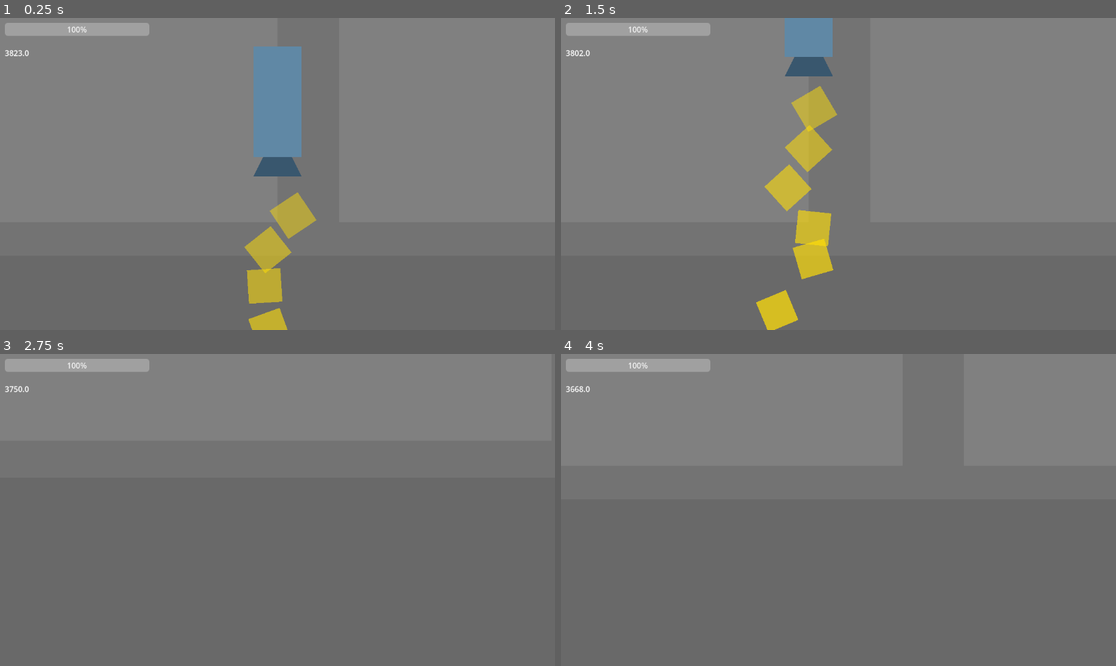
Above: before the commit, frames 1-4 (two rows, left to right).
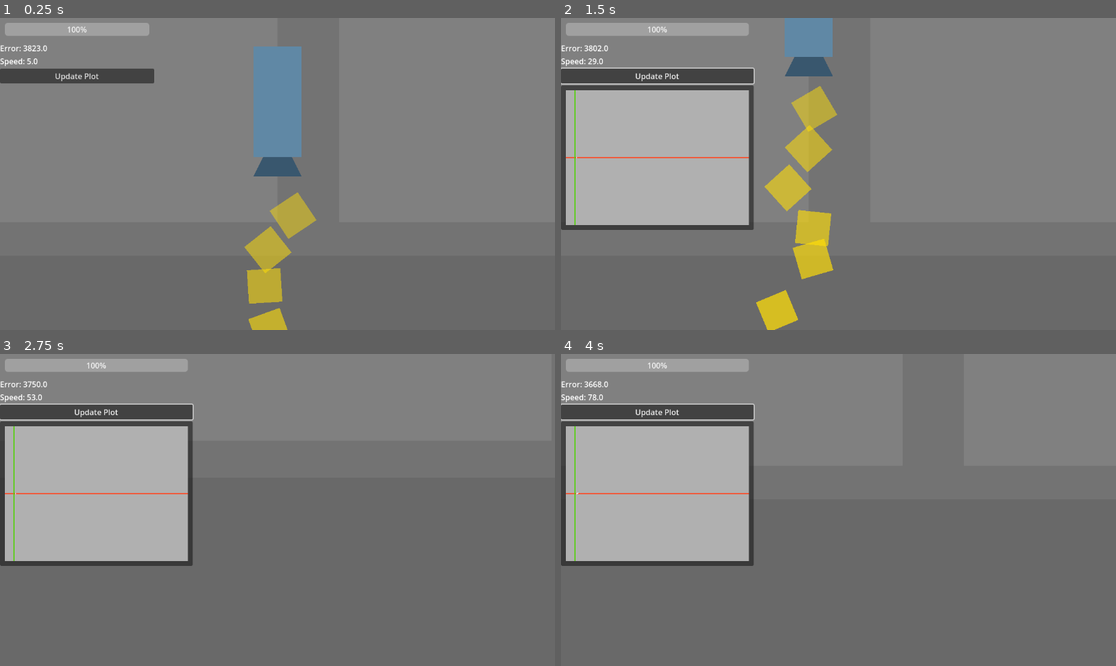
Above: after the commit, the same moments.

Repository: NattHerman/control
Game: Godot game, scene res://main.tscn
Same seed, same stepped clock (60 frames per second), same inputs: the game is played once before the commit and once after it. The engine's default icon, where the game draws it, is replaced by a stand-in: a white triangle on a blue panel in a dark square.
Inputs (mouse positions are in pixels of both pictures, inside the frame that each line leads up to):
- Up to frame 1 (0.25 s): no input
- Up to frame 2 (1.5 s): click (638, 77) at 0.5 s, where only the run after the commit has a clickable "Update Plot"; move the mouse to (960, 158) at 1.27 s; hold D (pan_right) from 1.28 s (still down); hold Shift (pan_speed_increase) from 1.28 s (still down)
- Up to frame 3 (2.75 s): move the mouse to (166, 525) at 2.02 s; release D (pan_right) at 2.03 s; release Shift (pan_speed_increase) at 2.03 s; hold S (pan_down) from 2.03 s (still down); tap Mouse wheel up (zoom_in) at 2.1 s
- Up to frame 4 (4 s): move the mouse to (894, 441) at 2.77 s; release S (pan_down) at 2.78 s; hold D (pan_right) 2.78-3.53 s; hold Mouse wheel down (zoom_out) 2.78-3.53 s; tap Enter at 3.5 s; move the mouse to (810, 572) at 3.52 s; hold W (pan_up) from 3.53 s (still down); tap Shift (pan_speed_increase) at 3.6 s

The runs differ from the first frame. In frame 1, 1.5% of the frame differs, in the area x 0-28%, y 8-21%; in frame 2, 19%, in the area x 0-35%, y 1-68%; in frame 3, 18%; in frame 4, 18%.

Commit message:
Add speed, error and plot to UI

Diff:
--- a/ui.gd
+++ b/ui.gd
@@ -2,7 +2,26 @@
 
 @onready var thrust_ratio_bar = %ThrustRatioBar
 @onready var error_label = %ErrorLabel
+@onready var speed_label = %SpeedLabel
+
+var start_child_count: int = 0
+
 
 func _process(_delta: float) -> void:
 	thrust_ratio_bar.value = ui_values.thrust_ratio
-	error_label.text = str(ui_values.error)
+	error_label.text = "Error: " + str(round(ui_values.error))
+	speed_label.text = "Speed: " + str(round(ui_values.speed))
+
+	start_child_count = $VBoxContainer.get_child_count()
+
+
+func _on_plot_button_pressed() -> void:
+	var existing_plot: Node = $VBoxContainer.find_child("Plot", false, false)
+
+	if existing_plot:
+		existing_plot.queue_free()
+		await existing_plot.child_exiting_tree
+
+	var plot = Plot.create_plot(ui_values.positon_list)
+	plot.name = "Plot"
+	$VBoxContainer.add_child.call_deferred(plot)
--- a/ui.tscn
+++ b/ui.tscn
@@ -29,13 +29,16 @@
 layout_mode = 2
 max_value = 1.0
 
-[node name="MarginContainer2" type="MarginContainer" parent="VBoxContainer"]
-layout_mode = 2
-theme_override_constants/margin_left = 10
-theme_override_constants/margin_top = 10
-theme_override_constants/margin_right = 10
-theme_override_constants/margin_bottom = 10
-
-[node name="ErrorLabel" type="Label" parent="VBoxContainer/MarginContainer2"]
+[node name="ErrorLabel" type="Label" parent="VBoxContainer"]
 unique_name_in_owner = true
 layout_mode = 2
+
+[node name="SpeedLabel" type="Label" parent="VBoxContainer"]
+unique_name_in_owner = true
+layout_mode = 2
+
+[node name="PlotButton" type="Button" parent="VBoxContainer"]
+layout_mode = 2
+text = "Update Plot"
+
+[connection signal="pressed" from="VBoxContainer/PlotButton" to="." method="_on_plot_button_pressed"]
